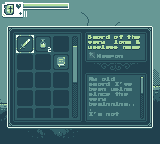
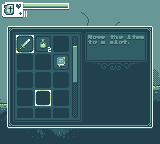
Layers edited between the first and the second (160, 144) image:
added group "MOVE TO SLOT SELECTOR" with 2 layers above "ACTIONS" over box(35, 90, 51, 106)
added layer "Layer 5 copy 2" in group "MOVE TO SLOT SELECTOR" over box(35, 90, 51, 106)
hid group "DESC" (5 layers) over box(85, 73, 147, 122)
added group "TITLE_MOVE" with 2 layers above "TITLE" over box(88, 35, 144, 58)
added layer "Name" (1st of 3, in "TITLE_MOVE") in group "TITLE_MOVE" over box(88, 35, 144, 44)
added layer "BG" (3rd of 9, in "TITLE_MOVE") in group "TITLE_MOVE" over box(88, 35, 144, 58)
hid group "TITLE" (11 layers) over box(88, 35, 144, 58)
